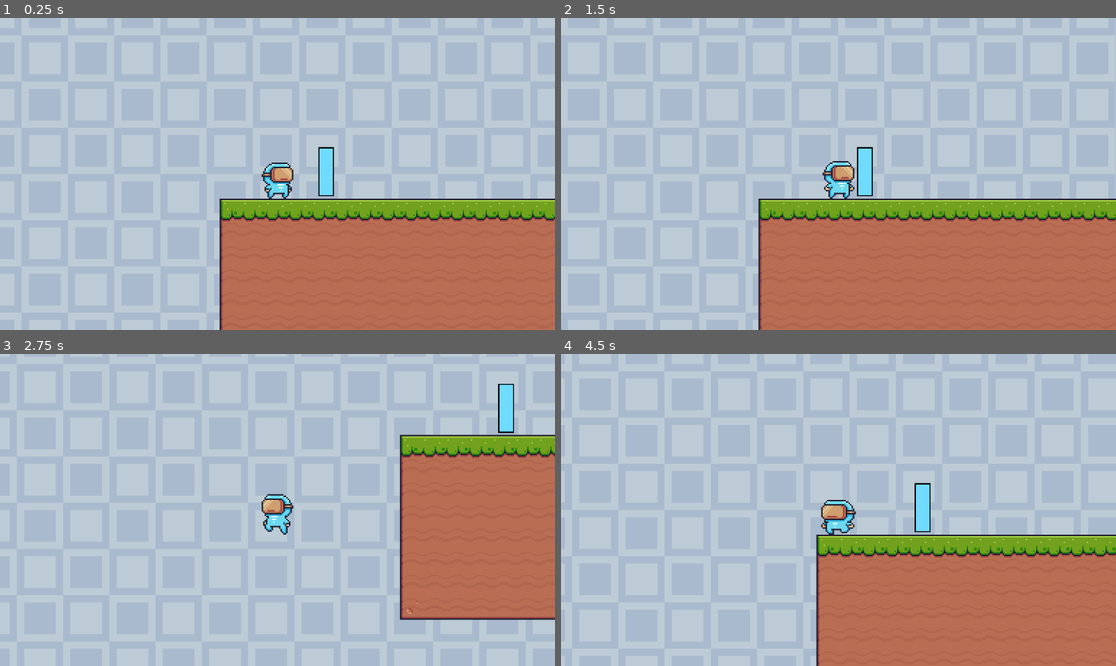
Above: before the commit, frames 1-4 (two rows, left to right).
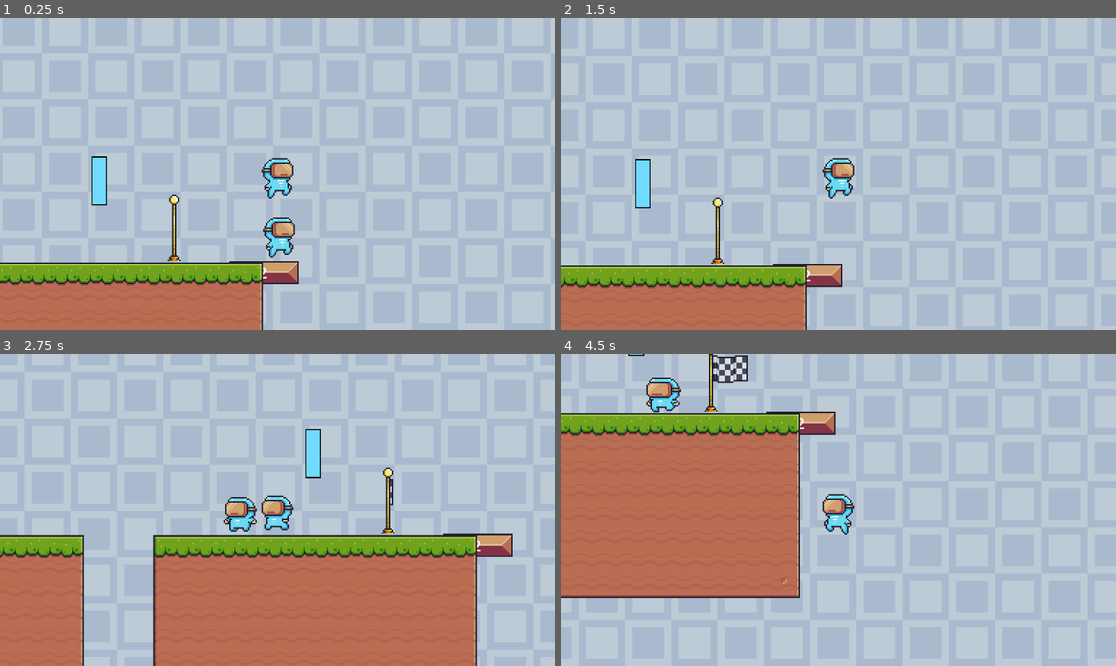
Above: after the commit, the same moments.

Repository: Zarlden/Syncronauts
Game: Godot game, scene res://Level/level_1.tscn
The game is run twice, just before and just after one commit, with the same random seed, the same clock (stepped at 60 frames per second) and the same inputs.
Inputs:
- Up to frame 1 (0.25 s): no input
- Up to frame 2 (1.5 s): hold D (Right) from 0.53 s (still down); tap Space (Jump) at 0.77 s
- Up to frame 3 (2.75 s): tap Space (Jump) at 1.52 s; release D (Right) at 2.03 s; hold A (Left) from 2.03 s (still down)
- Up to frame 4 (4.5 s): release A (Left) at 2.78 s; hold D (Right) 2.78-4.28 s; tap Space (Jump) at 3.02, 3.77 s; hold A (Left) from 4.28 s (still down)

The runs differ from the first frame. In frame 1, 34% of the frame differs, in the area x 0-100%, y 41-100%; in frame 2, 35%; in frame 3, 43%; in frame 4, 51%, in the area x 0-100%, y 0-100%.

Commit message:
Got jittery movement fixed

Diff:
--- a/Level/level_1.tscn
+++ b/Level/level_1.tscn
@@ -8,6 +8,7 @@
 [ext_resource type="PackedScene" uid="uid://ch6pmxvx21fnd" path="res://platform/movingPlatform.tscn" id="7_srvaw"]
 [ext_resource type="PackedScene" uid="uid://pouw3u2i4c6d" path="res://Interactable_Objects/goal.tscn" id="8_4cfu4"]
 [ext_resource type="PackedScene" uid="uid://doha7wh6blv3e" path="res://Interactable_Objects/Barrier/Barrier.tscn" id="8_wep5m"]
+[ext_resource type="PackedScene" uid="uid://bivkuhpy2ko1t" path="res://Player/player.tscn" id="9_j6sgj"]
 
 [sub_resource type="TileSetAtlasSource" id="TileSetAtlasSource_vhq63"]
 texture = ExtResource("1_7l7et")
@@ -468,6 +469,9 @@
 texture = ExtResource("1_4rjkc")
 stretch_mode = 1
 
+[node name="Player" parent="." index="2"]
+position = Vector2(560, -76)
+
 [node name="Checkpoint" parent="." index="3" instance=ExtResource("7_o57h3")]
 position = Vector2(489, -3)
 
@@ -485,11 +489,14 @@
 position = Vector2(550.618, 25.0002)
 
 [node name="Barrier" parent="." index="8" instance=ExtResource("8_wep5m")]
-position = Vector2(33, 0)
+position = Vector2(438, -38)
 
 [node name="TileMap" parent="." index="9"]
 tile_set = SubResource("TileSet_4qirc")
 collision_animatable = true
 layer_0/tile_data = PackedInt32Array(131067, 393216, 0, 131068, 458752, 0, 131069, 458752, 0, 131070, 458752, 0, 131071 …(8831 unchanged characters)…
 
+[node name="Player2" parent="." index="10" instance=ExtResource("9_j6sgj")]
+position = Vector2(561, -35)
+
 [editable path="Barrier"]
--- a/Player/PlayerAction.gd
+++ b/Player/PlayerAction.gd
@@ -5,6 +5,8 @@
 const JUMP_VELOCITY = -225.0
 const colourNode = preload("res://ColourNode.gd")
 var colour = colourNode.colourSet.BLUE
+var weight = 1
+var starting_weight = weight
 
 # Get the gravity from the project settings to be synced with RigidBody nodes.
 var gravity = ProjectSettings.get_setting("physics/2d/default_gravity")
@@ -14,6 +16,9 @@
 func _ready():
 	colour = $ColourNode.colour
 	print(colour)
+
+
+
 
 func _physics_process(delta):
 
@@ -52,3 +57,12 @@
 func connect_camera(camera):
 	var camera_path = camera.get_path()
 	player_transform.remote_path = camera_path
+
+
+func _on_top_player_body_entered(body):
+	if body is Player and body != self:
+		weight += 1
+
+func _on_top_player_body_exited(body):
+	if body is Player and body != self:
+		weight -= 1
--- a/Player/player.tscn
+++ b/Player/player.tscn
@@ -1,10 +1,13 @@
-[gd_scene load_steps=31 format=3 uid="uid://bivkuhpy2ko1t"]
+[gd_scene load_steps=32 format=3 uid="uid://bivkuhpy2ko1t"]
 
 [ext_resource type="Script" path="res://Player/PlayerAction.gd" id="1_gfmy5"]
 [ext_resource type="Texture2D" uid="uid://ba0gxox2wopob" path="res://Free/Main Characters/Virtual Guy/Idle (32x32).png" id="1_r5xou"]
 [ext_resource type="Texture2D" uid="uid://d1lxvycmvbbnr" path="res://Free/Main Characters/Virtual Guy/Jump (32x32).png" id="3_2o6qk"]
 [ext_resource type="Texture2D" uid="uid://bmlmlheg0qrll" path="res://Free/Main Characters/Virtual Guy/Run (32x32).png" id="4_vfwl2"]
 [ext_resource type="PackedScene" uid="uid://wmehyh7qo3ay" path="res://colour_node.tscn" id="5_bn6vg"]
+
+[sub_resource type="RectangleShape2D" id="RectangleShape2D_flcmp"]
+size = Vector2(22, 3)
 
 [sub_resource type="AtlasTexture" id="AtlasTexture_4ve6l"]
 atlas = ExtResource("1_r5xou")
@@ -194,6 +197,10 @@
 [node name="Player" type="CharacterBody2D"]
 script = ExtResource("1_gfmy5")
 
+[node name="CollisionShape2D2" type="CollisionShape2D" parent="."]
+position = Vector2(0, 16)
+shape = SubResource("RectangleShape2D_flcmp")
+
 [node name="AnimatedSprite2D" type="AnimatedSprite2D" parent="."]
 position = Vector2(0, 1)
 sprite_frames = SubResource("SpriteFrames_rfu0w")
@@ -208,3 +215,12 @@
 [node name="RemoteTransform2D" type="RemoteTransform2D" parent="."]
 
 [node name="ColourNode" parent="." instance=ExtResource("5_bn6vg")]
+
+[node name="TopPlayer" type="Area2D" parent="."]
+
+[node name="CollisionShape2D" type="CollisionShape2D" parent="TopPlayer"]
+position = Vector2(0, -7)
+shape = SubResource("RectangleShape2D_flcmp")
+
+[connection signal="body_entered" from="TopPlayer" to="." method="_on_top_player_body_entered"]
+[connection signal="body_exited" from="TopPlayer" to="." method="_on_top_player_body_exited"]
--- a/platform/movingPlatform.gd
+++ b/platform/movingPlatform.gd
@@ -4,7 +4,8 @@
 @onready var platform = $Platform
 
 var moving = false
-var requirement_to_move = 1 #number of players required to move
+var requirement_to_move = 2 #number of players required to move
+var required_weight = requirement_to_move
 var label = null
 
 # Called when the node enters the scene tree for the first time.
@@ -12,28 +13,21 @@
 	print(platform)
 	label = platform.get_node("Label")
 	label.text = str(requirement_to_move)
-	platform.get_node("Area2D").body_entered.connect(onPlatformEntered)
-	platform.get_node("Area2D").body_exited.connect(onPlatfromExit)
 
-func onPlatformEntered(body):
-	if body is Player:
-		requirement_to_move -= 1
-		label.text = str(requirement_to_move)
-		print("Enter", requirement_to_move)
-
-
-func onPlatfromExit(body):
-	if body is Player:
-		requirement_to_move += 1
-		label.text = str(requirement_to_move)
-		print("Exit", requirement_to_move)
 
 
 # Called every frame. 'delta' is the elapsed time since the previous frame.
 func _process(delta):
+	var total_weights = 0
+	for body in $Platform/PlayerDetectArea.get_overlapping_bodies():
+		if body is Player:
+			total_weights += body.weight
+	requirement_to_move -= total_weights
+	label.text = str(requirement_to_move)
 	if requirement_to_move <= 0 and not moving:
 		animation_player.play("leftToRight")
 		moving = true
 	elif requirement_to_move > 0 and moving:
 		animation_player.play_backwards("leftToRight")
 		moving = false
+	requirement_to_move = required_weight
--- a/platform/platform.tscn
+++ b/platform/platform.tscn
@@ -1,11 +1,8 @@
-[gd_scene load_steps=5 format=3 uid="uid://bkikn3flelvmw"]
+[gd_scene load_steps=4 format=3 uid="uid://bkikn3flelvmw"]
 
 [ext_resource type="Texture2D" uid="uid://bj3tp8xabl3jr" path="res://Free/Terrain/Terrain (16x16).png" id="1_ufx11"]
 
 [sub_resource type="RectangleShape2D" id="RectangleShape2D_77sx4"]
-size = Vector2(48, 16)
-
-[sub_resource type="RectangleShape2D" id="RectangleShape2D_mljl8"]
 size = Vector2(46, 2)
 
 [sub_resource type="LabelSettings" id="LabelSettings_y01ie"]
@@ -14,20 +11,17 @@
 
 [node name="Platform" type="AnimatableBody2D"]
 
+[node name="PlayerDetectArea" type="Area2D" parent="."]
+position = Vector2(3, -9)
+
+[node name="CollisionShape2D" type="CollisionShape2D" parent="PlayerDetectArea"]
+position = Vector2(-3, -1)
+shape = SubResource("RectangleShape2D_77sx4")
+
 [node name="Sprite2D" type="Sprite2D" parent="."]
 texture = ExtResource("1_ufx11")
 region_enabled = true
 region_rect = Rect2(192, 0, 48, 16)
-
-[node name="CollisionShape2D" type="CollisionShape2D" parent="."]
-shape = SubResource("RectangleShape2D_77sx4")
-
-[node name="Area2D" type="Area2D" parent="."]
-
-[node name="CollisionShape2D" type="CollisionShape2D" parent="Area2D"]
-position = Vector2(0, -8)
-shape = SubResource("RectangleShape2D_mljl8")
-debug_color = Color(0.992157, 0, 0.254902, 0.419608)
 
 [node name="Label" type="Label" parent="."]
 offset_left = -24.0
@@ -38,3 +32,7 @@
 label_settings = SubResource("LabelSettings_y01ie")
 horizontal_alignment = 1
 vertical_alignment = 1
+
+[node name="CollisionShape2D" type="CollisionShape2D" parent="."]
+position = Vector2(0, -8)
+shape = SubResource("RectangleShape2D_77sx4")
Not shown: 1 places in Interactable_Objects/Barrier/Barrier.tscn that only renumber resources
Not shown: 1 places in Level/level_1.tscn that only renumber resources
